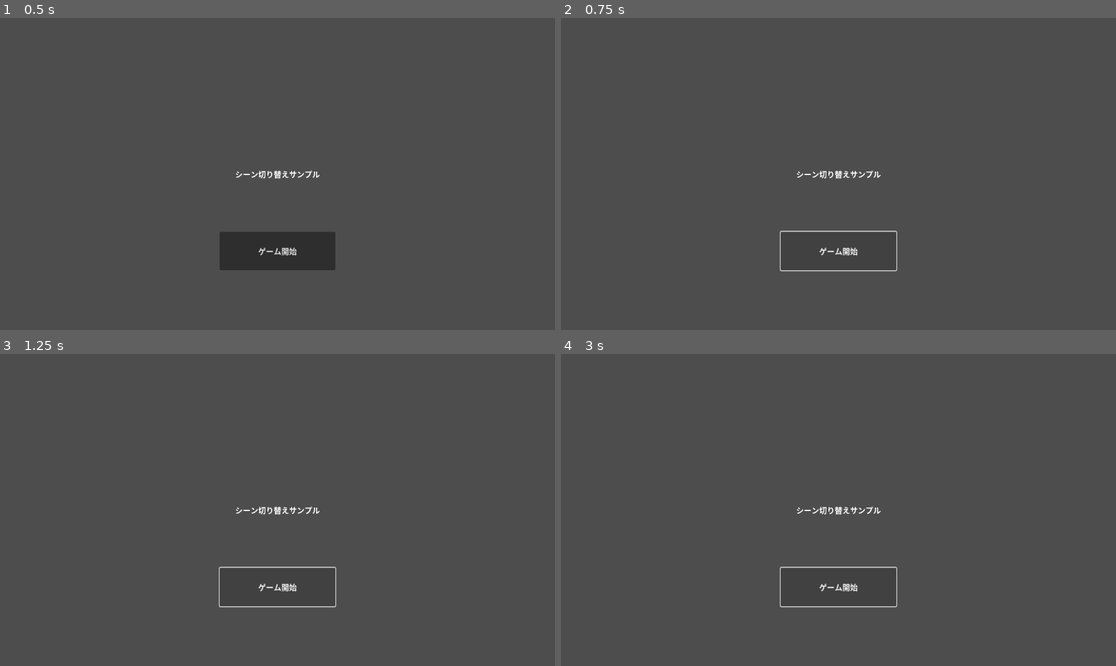
Above: before the commit, frames 1-4 (two rows, left to right).
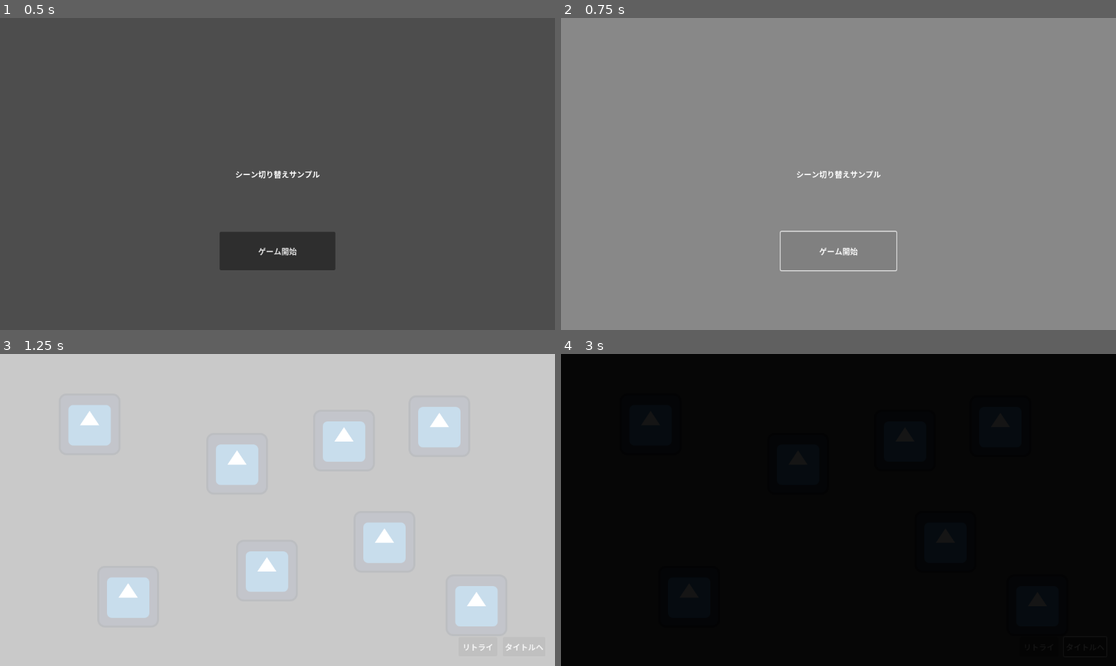
Above: after the commit, the same moments.

Repository: am1tanaka/ChangeSceneSample
Game: Godot game, scene res://am1/change_scene/demo/scenes/title.tscn
The game is run twice, just before and just after one commit, with the same random seed, the same clock (stepped at 60 frames per second) and the same inputs. The engine's default icon, where the game draws it, is replaced by a stand-in: a white triangle on a blue panel in a dark square.
Inputs (mouse positions are in pixels of both pictures, inside the frame that each line leads up to):
- Up to frame 1 (0.5 s): no input
- Up to frame 2 (0.75 s): click "ゲーム開始" at 0.5 s
- Up to frame 3 (1.25 s): no input
- Up to frame 4 (3 s): click (1038, 647) at 1.25 s, where only the run after the commit has a clickable "リトライ"; click (1082, 647) at 2 s, where only the run after the commit has a clickable "タイトルヘ"; click (838, 588) at 2.75 s, where only the run before the commit has a clickable "ゲーム開始"

Frame 1 is identical in both runs. In frame 2, 100% of the frame differs, in the area x 0-100%, y 0-100%; in frame 3, 100%; in frame 4, 100%.
Error before the commit: Invalid assignment of property or key 'modulate' with value of type 'Color' on a base object of type 'Nil'. (res://am1/change_scene/scripts/general_screen_cove…

Commit message:
手動処理実装

Diff:
--- a/am1/change_scene/demo/scenes/game_ui.tscn
+++ b/am1/change_scene/demo/scenes/game_ui.tscn
@@ -1,4 +1,18 @@
-[gd_scene format=3 uid="uid://bd07j1bxjwgnt"]
+[gd_scene load_steps=7 format=3 uid="uid://bd07j1bxjwgnt"]
+
+[ext_resource type="Script" path="res://am1/change_scene/demo/scripts/game_ui.gd" id="1_jjxol"]
+[ext_resource type="Script" path="res://am1/change_scene/scripts/load_scene_array.gd" id="2_tmokp"]
+[ext_resource type="Resource" uid="uid://bhmecg5tusb3j" path="res://am1/change_scene/demo/settings/game_scenes.tres" id="2_y228t"]
+[ext_resource type="Script" path="res://am1/change_scene/scripts/load_scene_data.gd" id="3_r3w5e"]
+
+[sub_resource type="Resource" id="Resource_dk3q2"]
+script = ExtResource("3_r3w5e")
+scene_path = "res://am1/change_scene/demo/scenes/title.tscn"
+is_reload = false
+
+[sub_resource type="Resource" id="Resource_chgkv"]
+script = ExtResource("2_tmokp")
+load_scene_array = Array[ExtResource("3_r3w5e")]([SubResource("Resource_dk3q2")])
 
 [node name="GameUi" type="Control"]
 layout_mode = 3
@@ -7,6 +21,10 @@
 anchor_bottom = 1.0
 grow_horizontal = 2
 grow_vertical = 2
+mouse_filter = 1
+script = ExtResource("1_jjxol")
+_retry_scenes = ExtResource("2_y228t")
+_title_scene = SubResource("Resource_chgkv")
 
 [node name="HSplitContainer" type="HSplitContainer" parent="."]
 layout_mode = 1
@@ -31,3 +49,6 @@
 custom_minimum_size = Vector2(80, 40)
 layout_mode = 2
 text = "タイトルヘ"
+
+[connection signal="pressed" from="HSplitContainer/RetryButton" to="." method="_on_retry"]
+[connection signal="pressed" from="HSplitContainer/TitleButton" to="." method="_on_to_title"]
--- a/am1/change_scene/demo/scenes/title.tscn
+++ b/am1/change_scene/demo/scenes/title.tscn
@@ -1,22 +1,7 @@
-[gd_scene load_steps=7 format=3 uid="uid://c7xjp3dv65qd6"]
+[gd_scene load_steps=3 format=3 uid="uid://c7xjp3dv65qd6"]
 
 [ext_resource type="Script" path="res://am1/change_scene/demo/scripts/title.gd" id="1_5fgcf"]
-[ext_resource type="Script" path="res://am1/change_scene/scripts/load_scene_data.gd" id="2_neq43"]
-[ext_resource type="Script" path="res://am1/change_scene/scripts/load_scene_array.gd" id="3_r00dx"]
-
-[sub_resource type="Resource" id="Resource_tbusq"]
-script = ExtResource("2_neq43")
-scene_path = "res://am1/change_scene/demo/scenes/game_ui.tscn"
-is_reload = false
-
-[sub_resource type="Resource" id="Resource_3u4pe"]
-script = ExtResource("2_neq43")
-scene_path = "res://am1/change_scene/demo/scenes/stage.tscn"
-is_reload = true
-
-[sub_resource type="Resource" id="Resource_scaxp"]
-script = ExtResource("3_r00dx")
-load_scene_array = Array[ExtResource("2_neq43")]([SubResource("Resource_tbusq"), SubResource("Resource_3u4pe")])
+[ext_resource type="Resource" uid="uid://bhmecg5tusb3j" path="res://am1/change_scene/demo/settings/game_scenes.tres" id="2_hhkhw"]
 
 [node name="Title" type="Control"]
 layout_mode = 3
@@ -26,7 +11,7 @@
 grow_horizontal = 2
 grow_vertical = 2
 script = ExtResource("1_5fgcf")
-_game_scenes = SubResource("Resource_scaxp")
+_game_scenes = ExtResource("2_hhkhw")
 
 [node name="Button" type="Button" parent="."]
 custom_minimum_size = Vector2(240, 80)
--- /dev/null
+++ b/am1/change_scene/demo/scripts/game_ui.gd
@@ -0,0 +1,23 @@
+extends Node
+
+@export var _retry_scenes: LoadSceneArray
+@export var _title_scene: LoadSceneArray
+
+var _change_started := true
+
+func init_game_ui():
+	_change_started = false
+
+func _on_retry():
+	if _change_started:
+		return
+	_change_started = true
+
+	SceneChanger.cover_and_change_scene(SceneChanger.get_current_cover_instance(), 0.5, Color.BLACK, _retry_scenes)
+
+func _on_to_title():
+	if _change_started:
+		return
+	_change_started = true
+
+	SceneChanger.cover_and_change_scene(SceneChanger.get_current_cover_instance(), 1, Color.BLACK, _title_scene)
--- a/am1/change_scene/demo/scripts/stage.gd
+++ b/am1/change_scene/demo/scripts/stage.gd
@@ -3,7 +3,13 @@
 ## デモ用ステージスクリプト
 
 func _ready() -> void:
-	SceneChanger.all_scenes_loaded.connect(_start_stage)
+	SceneChanger.all_scenes_loaded.connect(_init_stage)
 
-func _start_stage() -> void:
+
+func _init_stage() -> void:
 	SceneChanger.uncover(0.5)
+	SceneChanger.uncovered.connect(_start_game)
+
+func _start_game() -> void:
+	get_node("/root/GameUi").init_game_ui()
+	SceneChanger.uncovered.disconnect(_start_game)
--- a/am1/change_scene/demo/scripts/title.gd
+++ b/am1/change_scene/demo/scripts/title.gd
@@ -6,11 +6,15 @@
 @export var _game_scenes: LoadSceneArray
 
 static var _cover_fade: ScreenCoverBase
+var _game_started := false
 
 func _ready() -> void:
 	if _cover_fade == null:
 		_cover_fade = COVER_FADE.instantiate()
-		get_tree().root.add_child(_cover_fade)
 
 func _on_game_start() -> void:
+	if _game_started:
+		return
+
+	_game_started = true
 	SceneChanger.cover_and_change_scene(_cover_fade, 0.5, Color.WHITE, _game_scenes)
--- /dev/null
+++ b/am1/change_scene/demo/settings/game_scenes.tres
@@ -0,0 +1,18 @@
+[gd_resource type="Resource" script_class="LoadSceneArray" load_steps=5 format=3 uid="uid://bhmecg5tusb3j"]
+
+[ext_resource type="Script" path="res://am1/change_scene/scripts/load_scene_data.gd" id="1_xw0ib"]
+[ext_resource type="Script" path="res://am1/change_scene/scripts/load_scene_array.gd" id="2_k7yes"]
+
+[sub_resource type="Resource" id="Resource_tbusq"]
+script = ExtResource("1_xw0ib")
+scene_path = "res://am1/change_scene/demo/scenes/game_ui.tscn"
+is_reload = false
+
+[sub_resource type="Resource" id="Resource_3u4pe"]
+script = ExtResource("1_xw0ib")
+scene_path = "res://am1/change_scene/demo/scenes/stage.tscn"
+is_reload = true
+
+[resource]
+script = ExtResource("2_k7yes")
+load_scene_array = Array[ExtResource("1_xw0ib")]([SubResource("Resource_tbusq"), SubResource("Resource_3u4pe")])
--- a/am1/change_scene/scripts/scene_changer.gd
+++ b/am1/change_scene/scripts/scene_changer.gd
@@ -28,6 +28,9 @@
 
 ## 画面を隠す処理のインスタンス
 var _cover: ScreenCoverBase
+## 設定されているカバーのインスタンスを返す。
+func get_current_cover_instance():
+	return _cover
 
 var _async_loading_scenes: Array[LoadSceneData]
 
@@ -40,12 +43,18 @@
 ## 非同期読み込み中のシーンの数。readyが送られてきたら、減らす
 var _async_load_count : int = 0
 
+## 解放しないシーンの名前。
+var _ignore_scene_names: Dictionary = {}
+
 ## 指定秒数でシーンをカバーして、指定のシーンを読み込む。
 func cover_and_change_scene(cover: ScreenCoverBase, cover_seconds: float, cover_color: Color, load_scenes: LoadSceneArray):
 
 	# 画面を覆う処理の開始
 	_cover = cover
-	if _cover.get_parent() != self:
+	if _cover.get_parent() == null:
+		add_child(_cover)
+		await get_tree().process_frame
+	elif _cover.get_parent() != self:
 		_cover.reparent(self)
 	_cover.cover(cover_seconds, cover_color)
 
@@ -73,14 +82,13 @@
 		ResourceLoader.load_threaded_request(scene.scene_path)
 
 	# シーンの読み込みとシーン追加の完了待ち
-	await _wait_async_loaded_and_ready(load_scenes)
+	await _wait_async_loaded_and_ready()
 
 	# 読み込み完了
 	all_scenes_loaded.emit()
-	print("all_scenes_loaded")
-
-## 非同期読み込みのシーンの
-func _wait_async_loaded_and_ready(load_scenes: LoadSceneArray):
+
+## 非同期読み込みのシーンの読み込み開始。
+func _wait_async_loaded_and_ready():
 	var loaded_scenes : Array[LoadSceneData] = []
 	var root := get_tree().root
 	var added_scenes : Array[Node] = []
@@ -90,7 +98,7 @@
 		loaded_scenes.clear()
 
 		# 読み込み完了を確認
-		for scene in load_scenes.load_scene_array:
+		for scene in _async_loading_scenes:
 			var status = ResourceLoader.load_threaded_get_status(scene.scene_path) as ResourceLoader.ThreadLoadStatus
 			if status == ResourceLoader.THREAD_LOAD_LOADED:
 				# 読み込み完了
@@ -140,6 +148,10 @@
 	if SceneChanger.is_autoload_scene(root_scene.name):
 		return true
 
+	# 無効なシーン名なら必要
+	if _ignore_scene_names.has(root_scene.name):
+		return true
+
 	# 読み込みリストにある場合、is_reloadがfalseなら必要
 	for scene in load_scenes.load_scene_array:
 		if root_scene.scene_file_path == scene.scene_path:
@@ -184,10 +196,20 @@
 		uncovered.emit()
 		return
 
-	_cover.uncovered.connect(_on_uncovered)
+	if !_cover.uncovered.is_connected(_on_uncovered):
+		_cover.uncovered.connect(_on_uncovered)
 	_cover.uncover(uncover_seconds)
 
 ## カバーが解除されたときの処理
 func _on_uncovered():
 	_cover.uncovered.disconnect(_on_uncovered)
 	uncovered.emit()
+
+## 自動解放しないシーンを名前で設定。
+func append_ignore_scene_name(scene_name: String):
+	if !_ignore_scene_names.has(scene_name):
+		_ignore_scene_names[scene_name] = true
+
+## 自動解放しないシーン名を解除。
+func remove_ignore_scene_name(scene_name: String)->void:
+	_ignore_scene_names.erase(scene_name)
--- a/am1/change_scene/tests/test_change_scene.gd
+++ b/am1/change_scene/tests/test_change_scene.gd
@@ -12,9 +12,11 @@
 func before_each():
 	_title = TITLE_SCENE.instantiate()
 	get_tree().root.add_child(_title)
+	SceneChanger.append_ignore_scene_name("GutRunner")
 
 func after_each():
-	_title.free()
+	if _title != null:
+		_title.free()
 	_title = null
 
 func test_fundamental() -> void:
@@ -25,7 +27,6 @@
 	title._on_game_start()
 
 	# ゲーム開始のシーンの読み込み完了待ち
-	await wait_seconds(3)
 	await wait_for_signal(SceneChanger.all_scenes_loaded, 2)
 	assert_signal_emitted(SceneChanger, "all_scenes_loaded", "シーン読み込み完了シグナル")
 	assert_eq(_all_scenes_loaded_count, 1, "ゲームシーンの読み込み完了")
@@ -45,24 +46,25 @@
 
 	clickable = get_node("/root/Stage/Clickable7")
 	clickable.queue_free()
-	await wait_seconds(1)
+	await wait_seconds(0.5)
 
-	assert_eq(get_node("/root/Stagte").get_child_count(), 4, "4つ消した")
+	assert_eq(get_node("/root/Stage").get_child_count(), 4, "4つ消した")
 
 	# リトライ
-	var retry = get_node("/root/GameUi/HSplitContainer/RetryButton")
-	assert_not_null(retry, "リトライボタン")
-	retry._on_retry()
+	var game_ui = get_node("/root/GameUi")
+	assert_not_null(game_ui, "GameUi")
+	game_ui._on_retry()
 
 	# カバー解除待ち
 	await SceneChanger.uncovered
-	var stage = get_node("/root/Stage/")
+	var stage = get_node("/root/Stage")
+	assert_not_null(stage, "Stageシーン")
 	assert_eq(stage.get_child_count(), 8, "8つに復活")
 
 	# タイトルヘ
-	var title_button = get_node("/root/GameUi/HSplitContainer/TitleButton")
-	assert_not_null(title_button, "タイトルボタン")
-	title_button._on_to_title()
+	game_ui = get_node("/root/GameUi")
+	assert_not_null(game_ui, "GameUi")
+	game_ui._on_to_title()
 
 	# カバー解除待ち
 	await SceneChanger.uncovered
